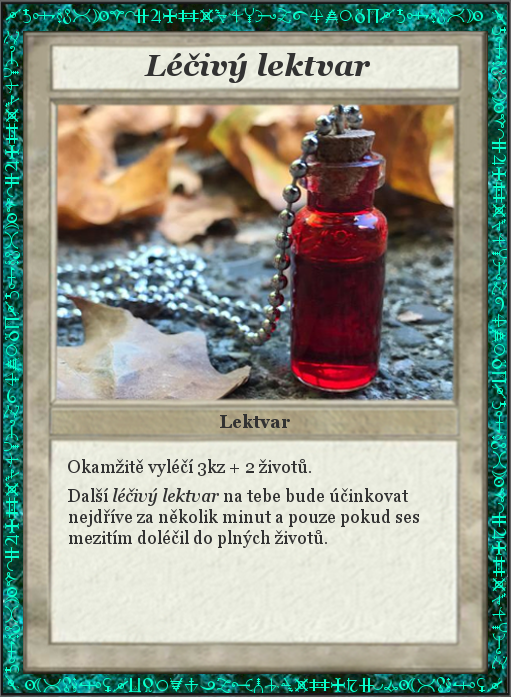
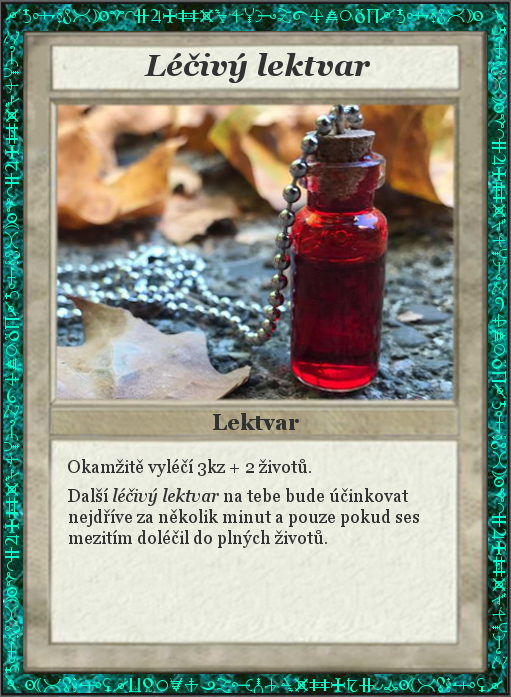
Before/after of a 511px x 697px layered artwork. What changed in the layer stack:
painted on "Lektvar" over [213, 413, 299, 430]
